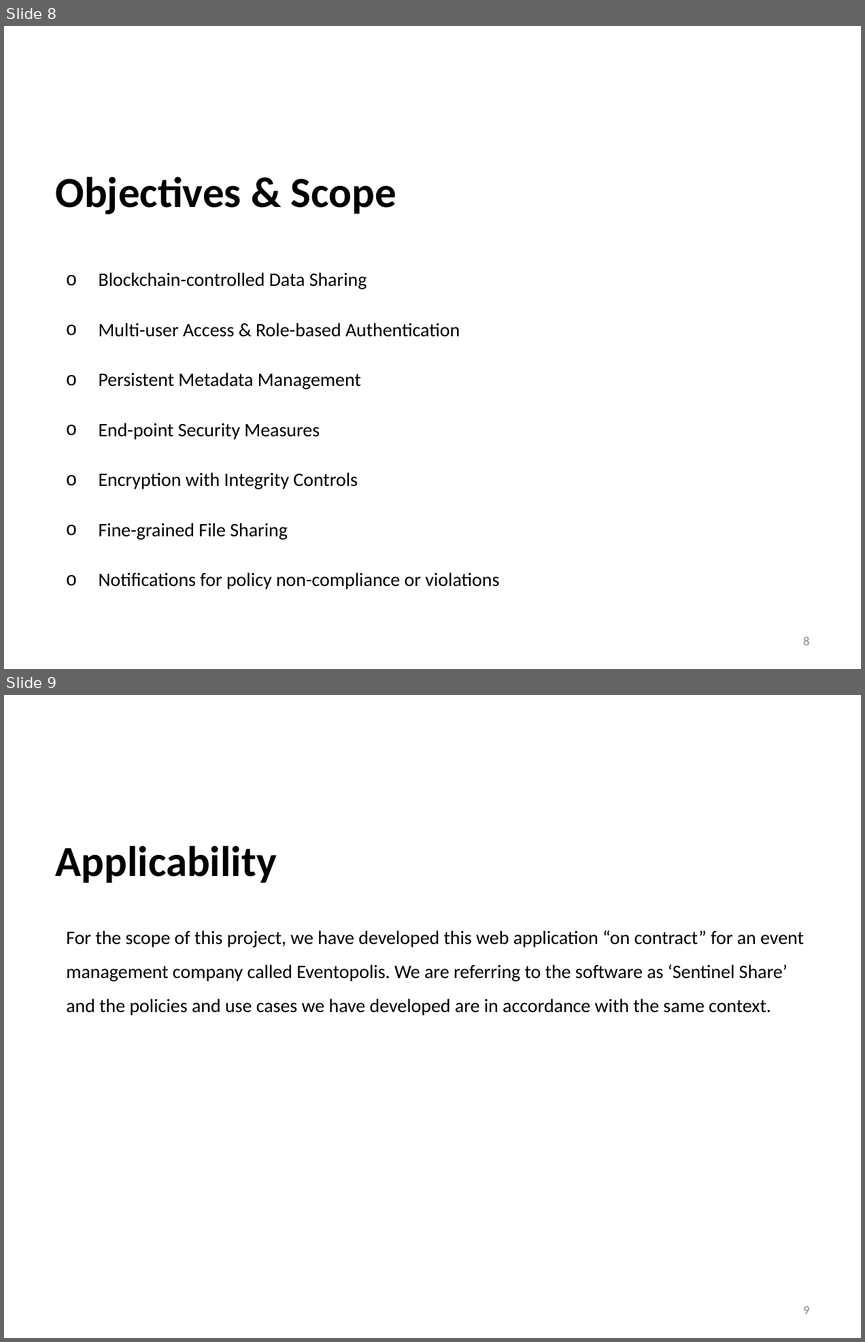
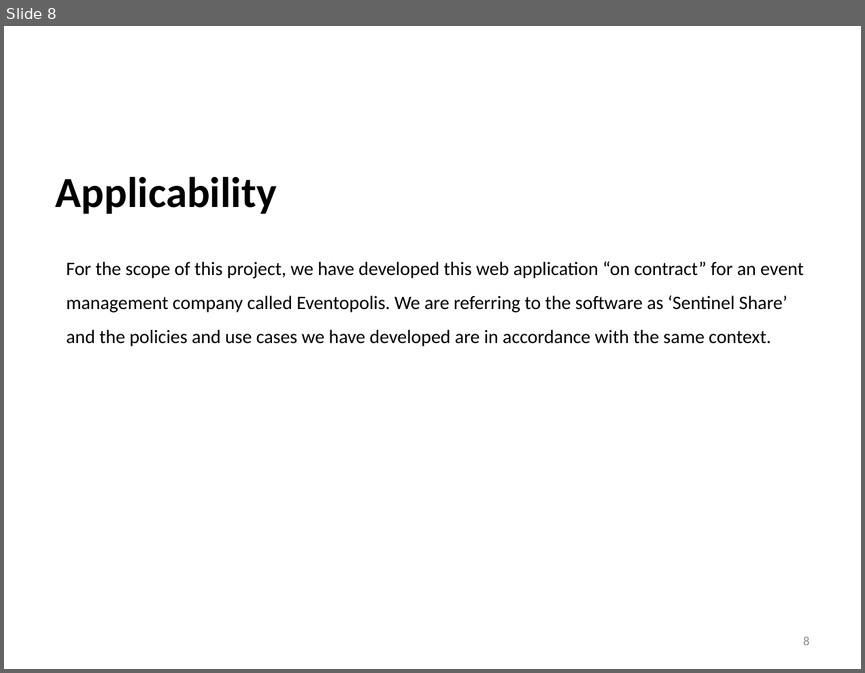
Before and after one commit to asr-24/SentinelShare, a slide deck: Synopsis Presentation.pptx. Shown one above the other, each under a label of ours: slides 8 and 9 before the commit, slide 8 after it. The pictures are 865x1342 and 865x673 pixels, drawn with LibreOffice and Linux fonts; fonts in the diff are those of the drawing; background and template pictures are left out. Boxes give left, top, right and bottom in pixels: in the first picture for what was removed or moved away, otherwise in the second. Text is boxed around its words. In the diff, an @@ line names an element or a change of style, - is before the commit and + after.

```diff
--- a/Synopsis Presentation.pptx
+++ b/Synopsis Presentation.pptx
@@ slide 8 removed at <box>4,26,861,669</box>, background picture (left out) @@
@@ title removed at <box>56,176,396,214</box> @@
-Objectives & Scope
@@ text removed at <box>99,272,499,589</box> @@
-o Blockchain-controlled Data Sharing
-o Multi-user Access & Role-based Authentication
-o Persistent Metadata Management
-o End-point Security Measures
-o Encryption with Integrity Controls
-o Fine-grained File Sharing
-o Notifications for policy non-compliance or violations
@@ page number removed at <box>803,636,809,645</box> @@
-8
@@ what was slide 9 is now slide 8 @@
@@ page number at <box>803,636,809,645</box>: text changed @@
-9
+8
```
Also in this commit, not shown: 19 other files.
